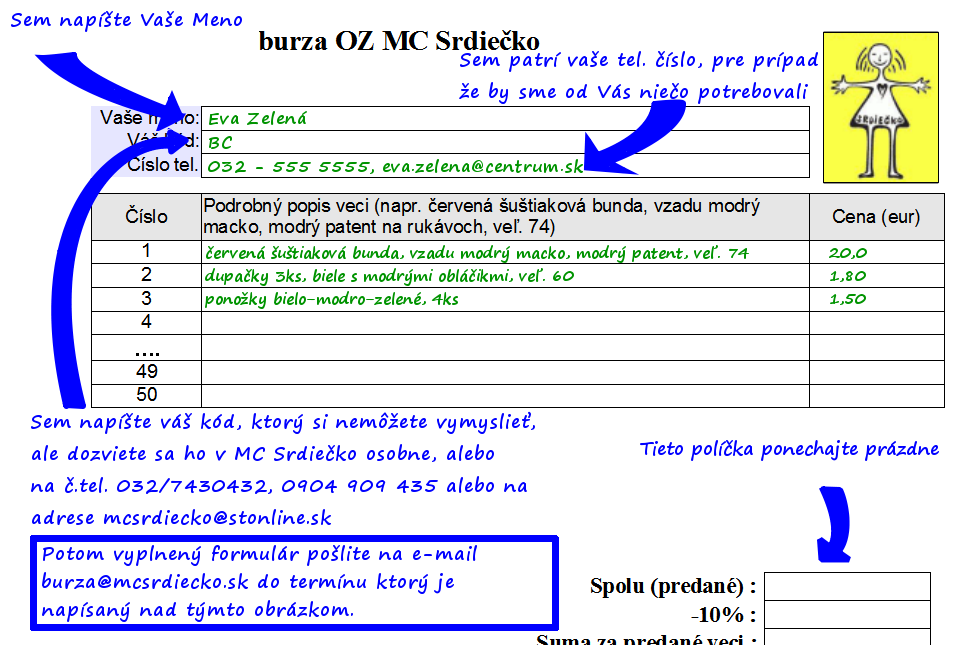
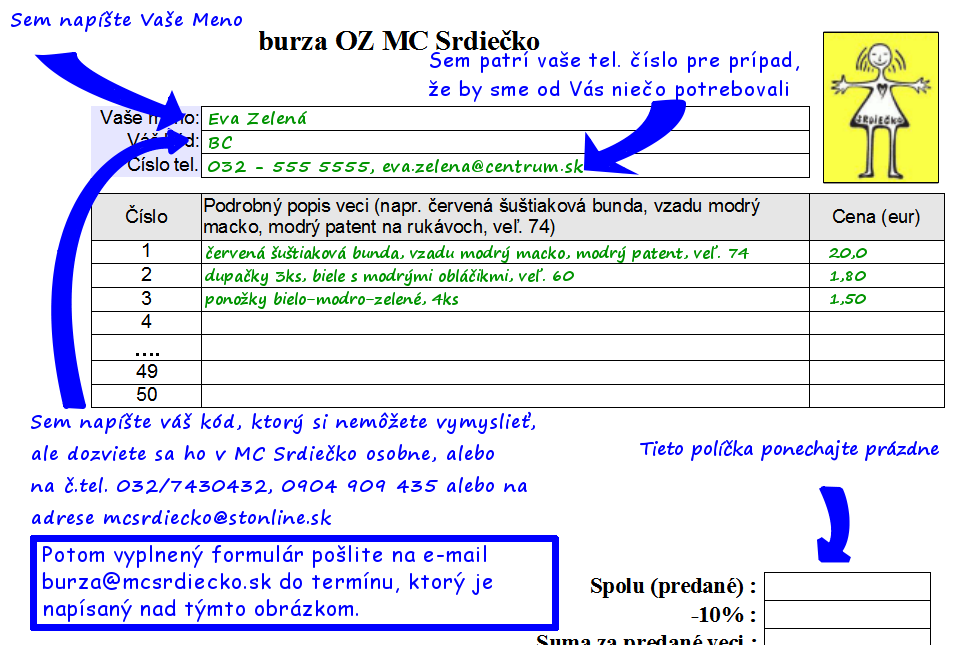
The second 958 × 650 image is a revision of the first. Changes to its layers:
renamed "Sem patrí vaše tel. číslo, pre..." to "Sem patrí vaše tel. číslo pre ...", painted on it over box(429, 51, 818, 104)
painted on "Potom vyplnený formulár pošlit..." over box(42, 545, 492, 622)
